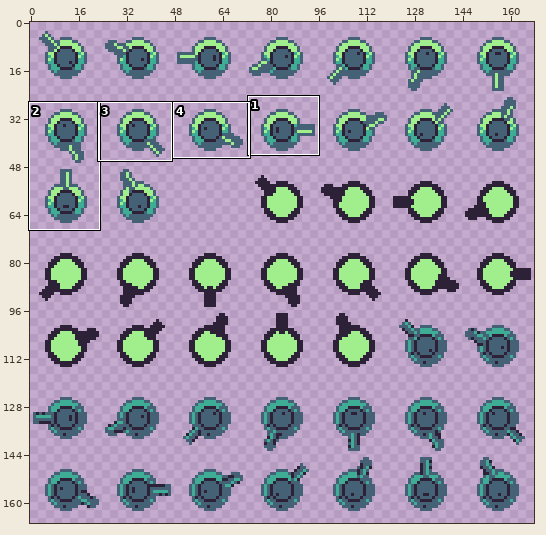
A sprite sheet gets an edit: assets/aseprite/RotatingTurret.png. The picture above shows the old version from afar; the outline marks the close-up.
Close-up. As it was:
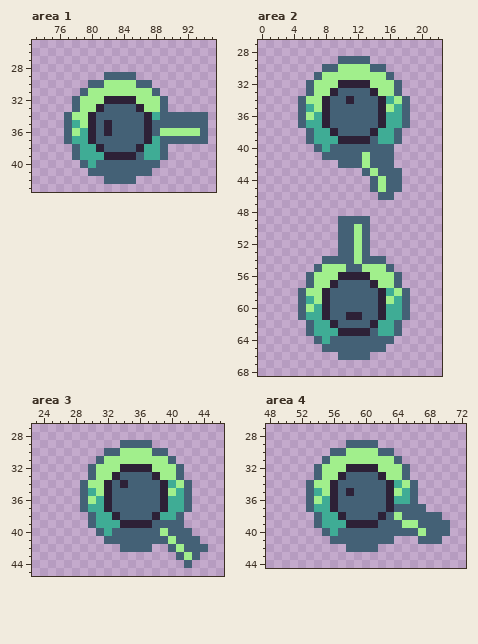
The file is 168x168 pixels. Shown: area 1: x 73..95, y 25..43; area 2: x 0..22, y 27..68; area 3: x 23..46, y 27..45; area 4: x 48..72, y 27..44. The wide view leaves out empty margins. The commit also changed other parts of the picture, which this record leaves out.
After the commit:
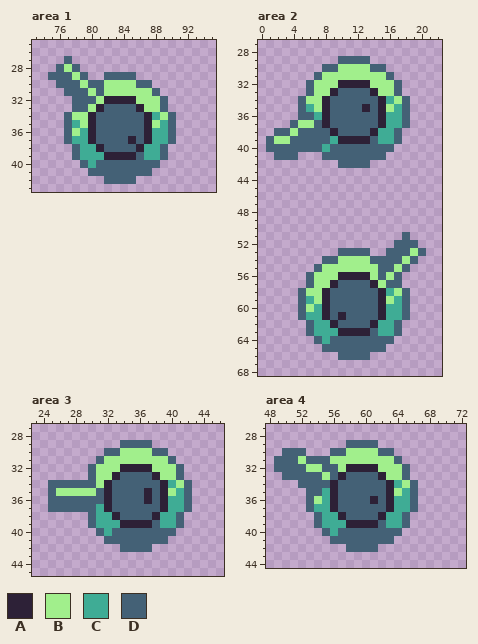
Palette (. is transparent): A #2d2137  B #a1ef8c  C #3fac95  D #446176
From old to new:
--- area 1
@@ x 73..95 @@
 26 .......................
-27 .......................
-28 .......................
-29 .........DDDD..........
-30 .......DDBBBBDD........
-31 ......DBBBBBBBBD.......
-32 .....DBBBAAAABBBD......
-33 .....DBBADDDDABBD......
-34 ....DBBADDDDDDACDDDDDD.
-35 ....DCBADADDDDADDDDDDD.
-36 ....DBCADADDDDADBBBBBD.
-37 ....DCCADDDDDDACDDDDDD.
+27 ....D..................
+28 ...DBD.................
+29 ..DDDBD..DDDD..........
+30 ...DDDBDDBBBBDD........
+31 ....DDDBDBBBBBBD.......
+32 .....DDDBAAAABBBD......
+33 .....DDBADDDDABBD......
+34 ....DBBADDDDDDACBD.....
+35 ....DCBADDDDDDABCD.....
+36 ....DBCADDDDDDACCD.....
+37 ....DCCADDDDADACCD.....
 38 .....DCCADDDDACCD......
--- area 2
@@ x 0..22 @@
 33 ......DBBADDDDABBD.....
-34 .....DBBADDADDDACBD....
-35 .....DCBADDDDDDABCD....
-36 .....DBCADDDDDDACCD....
-37 .....DCCADDDDDDACCD....
-38 ......DCCADDDDACCD.....
-39 ......DCCCAAAADCCD.....
-40 .......DCDDDDDDDD......
-41 ........DDDDDBDDD......
-42 ..........DDDBDDD......
-43 .............DBDDD.....
-44 ..............DBDD.....
-45 ..............DBDD.....
-46 ...............DD......
+34 .....DBBADDDDDDACBD....
+35 .....DCBADDDDADABCD....
+36 .....DDCADDDDDDACCD....
+37 ....DBBDADDDDDDACCD....
+38 ..DDBDDDDADDDDACCD.....
+39 .DBBDDDDDCAAAADCCD.....
+40 .DDDDDDDCDDDDDDDD......
+41 ..DDD...DDDDDDDD.......
+42 ..........DDDD.........
+43 .......................
+44 .......................
+45 .......................
+46 .......................
 47 .......................
 48 .......................
-49 ..........DDDD.........
-50 ..........DDBD.........
-51 ..........DDBD.........
-52 ..........DDBD.........
-53 ..........DDBD.........
-54 ........DDDDBDDD.......
-55 .......DBBBDDBBBD......
-56 ......DBBBAAAABBBD.....
-57 ......DBBADDDDABBD.....
+49 .......................
+50 .......................
+51 ..................D....
+52 .................DDD...
+53 ..........DDDD..DDDBD..
+54 ........DDBBBBDDDDBD...
+55 .......DBBBBBBBDDBD....
+56 ......DBBBAAAABDBD.....
+57 ......DBBADDDDABDD.....
 58 .....DBBADDDDDDACBD....
@@ x 8..14 @@
 60 ADDDDDD
-61 ADDAADD
+61 ADADDDD
 62 CADDDDA
--- area 3
@@ x 23..46 @@
 33 .......DBBADDDDABBD.....
-34 ......DBBADADDDDACBD....
-35 ......DCBADDDDDDABCD....
-36 ......DBCADDDDDDACCD....
-37 ......DCCADDDDDDACCD....
+34 ..DDDDDDBADDDDDDACBD....
+35 ..DBBBBBDADDDDADABCD....
+36 ..DDDDDDDADDDDADACCD....
+37 ..DDDDDDCADDDDDDACCD....
 38 .......DCCADDDDACCD.....
-39 .......DCCCAAAADDDD.....
-40 ........DCDDDDDDBDDD....
-41 .........DDDDDDDDBDDD...
-42 ...........DDDD..DBDDD..
-43 ..................DBD...
-44 ...................D....
+39 .......DCCCAAAADCCD.....
+40 ........DCDDDDDDDD......
+41 .........DDDDDDDD.......
+42 ...........DDDD.........
+43 ........................
+44 ........................
 45 ........................
--- area 4
@@ x 48..72 @@
 29 ..........DDDD...........
-30 ........DDBBBBDD.........
-31 .......DBBBBBBBBD........
-32 ......DBBBAAAABBBD.......
-33 ......DBBADDDDABBD.......
-34 .....DBBADDDDDDACBD......
-35 .....DCBADADDDDABCD......
-36 .....DBCADDDDDDACCD......
-37 .....DCCADDDDDDADDDD.....
-38 ......DCCADDDDADBDDDDD...
-39 ......DCCCAAAADDDBBDDDD..
-40 .......DCDDDDDDDDDDBDDD..
-41 ........DDDDDDDD...DDD...
+30 ..DDD...DDBBBBDD.........
+31 .DDDBDDDBBBBBBBBD........
+32 .DDDDBBDDBAAAABBBD.......
+33 ..DDDDDBDADDDDABBD.......
+34 ....DDDDADDDDDDACBD......
+35 .....DDCADDDDDDABCD......
+36 .....DBCADDDDADACCD......
+37 .....DCCADDDDDDACCD......
+38 ......DCCADDDDACCD.......
+39 ......DCCCAAAADCCD.......
+40 .......DCDDDDDDDD........
+41 ........DDDDDDDD.........
 42 ..........DDDD...........
Changed places in both close-ups, as pixel boxes (x1, y1, x2, y2):
changed: (48, 56, 208, 144)
changed: (266, 96, 426, 320)
changed: (48, 480, 208, 568)
changed: (274, 448, 450, 544)
